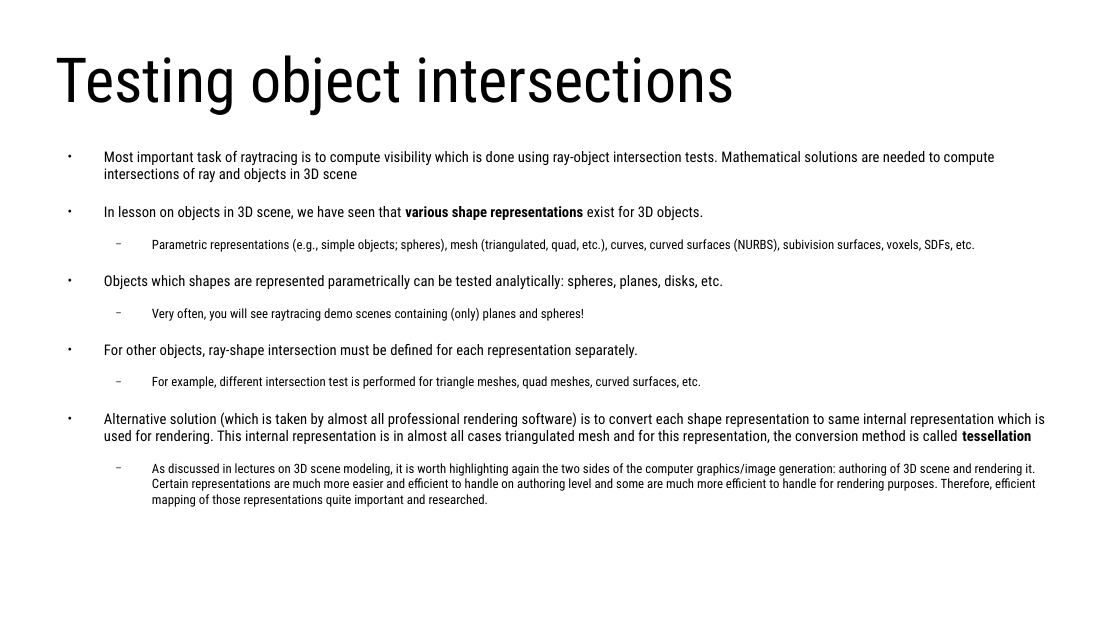
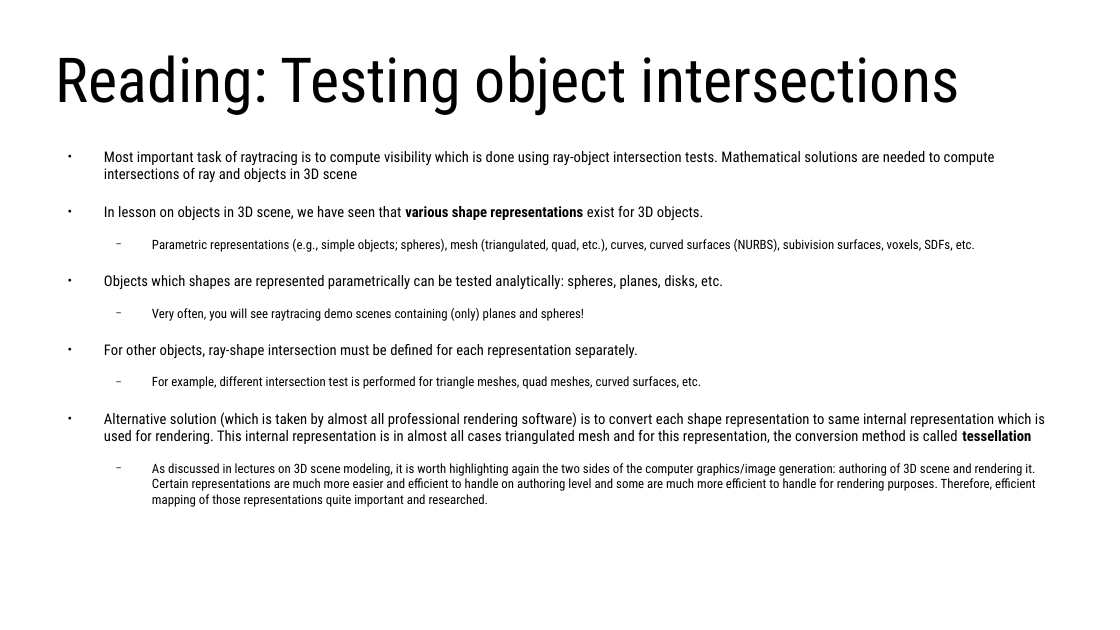
Before and after one commit to lorentzo/IntroductionToComputerGraphics, a slide deck: slide 9 of lectures/4_foundations_rendering/4_2_raytracing.odp (slide 8 before the commit). Drawn at 1120x630 pixels with LibreOffice and Linux fonts; fonts in the diff are those of the drawing. Boxes give left, top, right and bottom in pixels: in the first picture for what was removed or moved away, otherwise in the second. Text is boxed around its words. In the diff, an @@ line names an element or a change of style, - is before the commit and + after.

```diff
--- a/lectures/4_foundations_rendering/4_2_raytracing.odp
+++ b/lectures/4_foundations_rendering/4_2_raytracing.odp
@@ title at (56, 55, 960, 116): text changed @@
-Testing object intersections
+Reading: Testing object intersections
```
Also in this commit, not shown: 10 other slides changed, 3 slides added, 6 other files.
